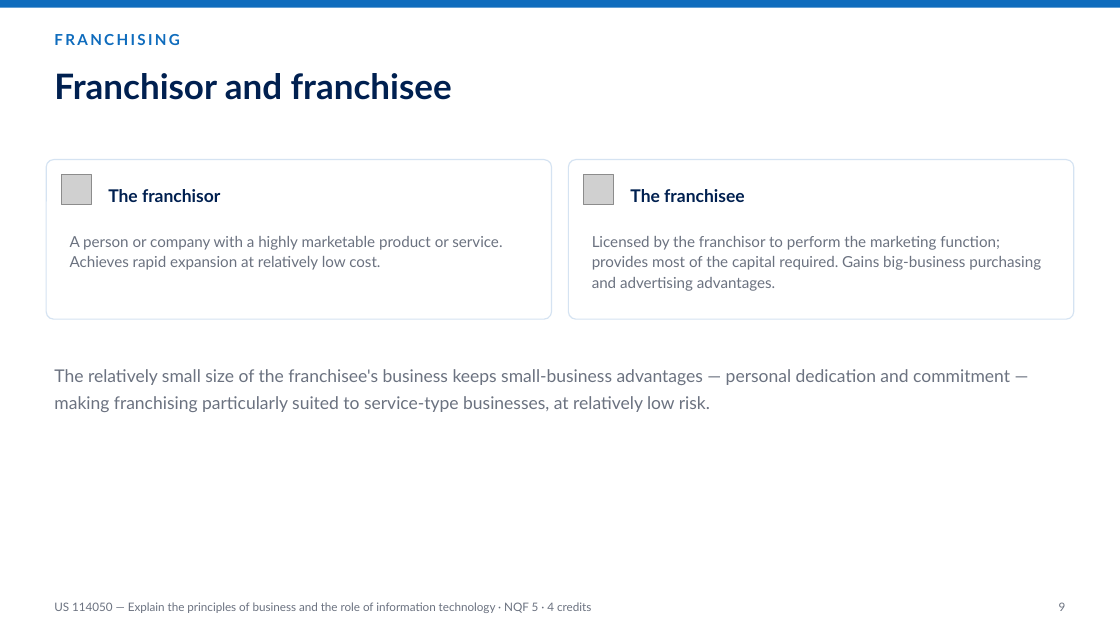
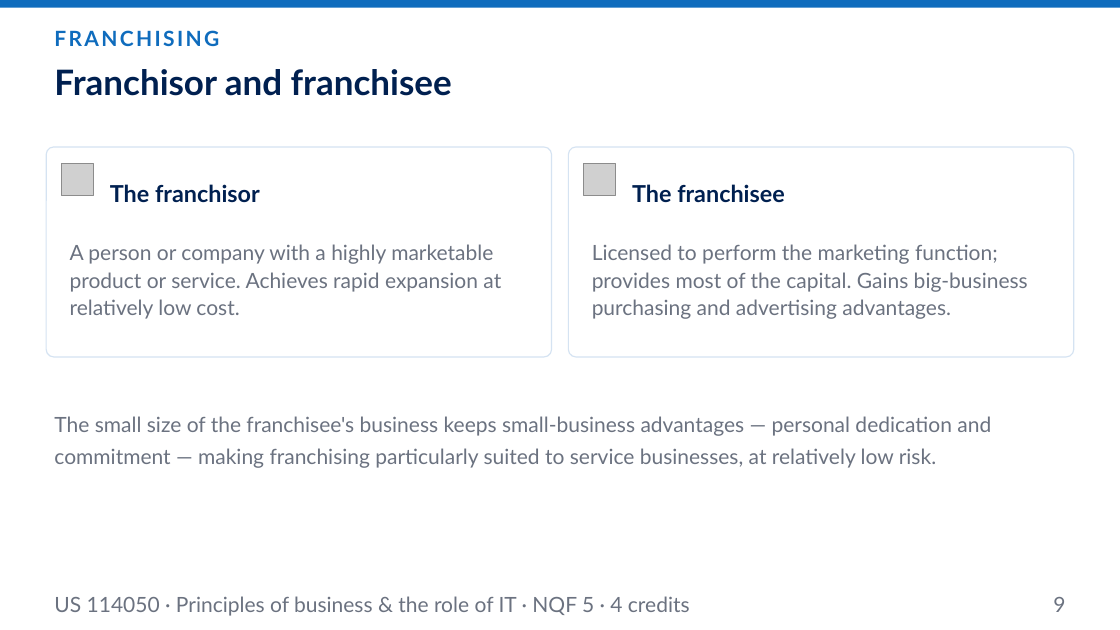
Before and after one commit to andrekyle/ITsystemsupport, a slide deck: slide 9 of public/downloads/US-114050-Principles-of-Business.pptx. Drawn at 1120x630 pixels with LibreOffice and Linux fonts; fonts in the diff are those of the drawing; grey boxes stand for pictures. Boxes give left, top, right and bottom in pixels: in the first picture for what was removed or moved away, otherwise in the second. Text is boxed around its words. In the diff, an @@ line names an element or a change of style, - is before the commit and + after.

```diff
--- a/public/downloads/US-114050-Principles-of-Business.pptx
+++ b/public/downloads/US-114050-Principles-of-Business.pptx
@@ text "FRANCHISING" at (x1=54, y1=30, x2=219, y2=46): size 13 to 18 pt @@
@@ text "Franchisor and franchisee" moved from (x1=54, y1=73, x2=452, y2=100) to (x1=54, y1=69, x2=452, y2=96) @@
@@ rounded rectangle resized from (x1=46, y1=160, x2=551, y2=319) to (x1=46, y1=147, x2=551, y2=357) @@
@@ rounded rectangle at (x1=46, y1=147, x2=551, y2=357): proportions changed @@
@@ rounded rectangle at (x1=568, y1=147, x2=1073, y2=357): proportions changed @@
@@ rounded rectangle resized from (x1=568, y1=160, x2=1073, y2=319) to (x1=568, y1=147, x2=1073, y2=357) @@
@@ picture moved from (x1=61, y1=175, x2=92, y2=205) to (x1=61, y1=164, x2=93, y2=196) @@
@@ text "The franchisor" at (x1=110, y1=184, x2=260, y2=202): size 15 to 20 pt @@
@@ picture moved from (x1=584, y1=175, x2=614, y2=205) to (x1=584, y1=164, x2=616, y2=196) @@
@@ text "The franchisee" at (x1=632, y1=184, x2=785, y2=203): size 15 to 20 pt @@
@@ text "A person or company with ..." at (x1=70, y1=244, x2=501, y2=319): size 13 to 18 pt @@
@@ text at (x1=592, y1=244, x2=1028, y2=319): text changed; size 13 to 18 pt @@
-Licensed by the franchisor to perform the marketing function; provides most of the capital required. Gains big-business purchasing and advertising advantages.
+Licensed to perform the marketing function; provides most of the capital. Gains big-business purchasing and advertising advantages.
@@ text at (x1=54, y1=416, x2=991, y2=468): text changed; size 15 to 18 pt @@
-The relatively small size of the franchisee's business keeps small-business advantages — personal dedication and commitment — making franchising particularly suited to service-type businesses, at relatively low risk.
+The small size of the franchisee's business keeps small-business advantages — personal dedication and commitment — making franchising particularly suited to service businesses, at relatively low risk.
@@ text at (x1=54, y1=596, x2=690, y2=616): text changed; size 10 to 18 pt @@
-US 114050 — Explain the principles of business and the role of information technology · NQF 5 · 4 credits
+US 114050 · Principles of business & the role of IT · NQF 5 · 4 credits
@@ text "9" at (x1=1053, y1=597, x2=1065, y2=612): size 10 to 18 pt @@
```
Also in this commit, not shown: 17 other slides changed, 1 slide added, 1 other file.
